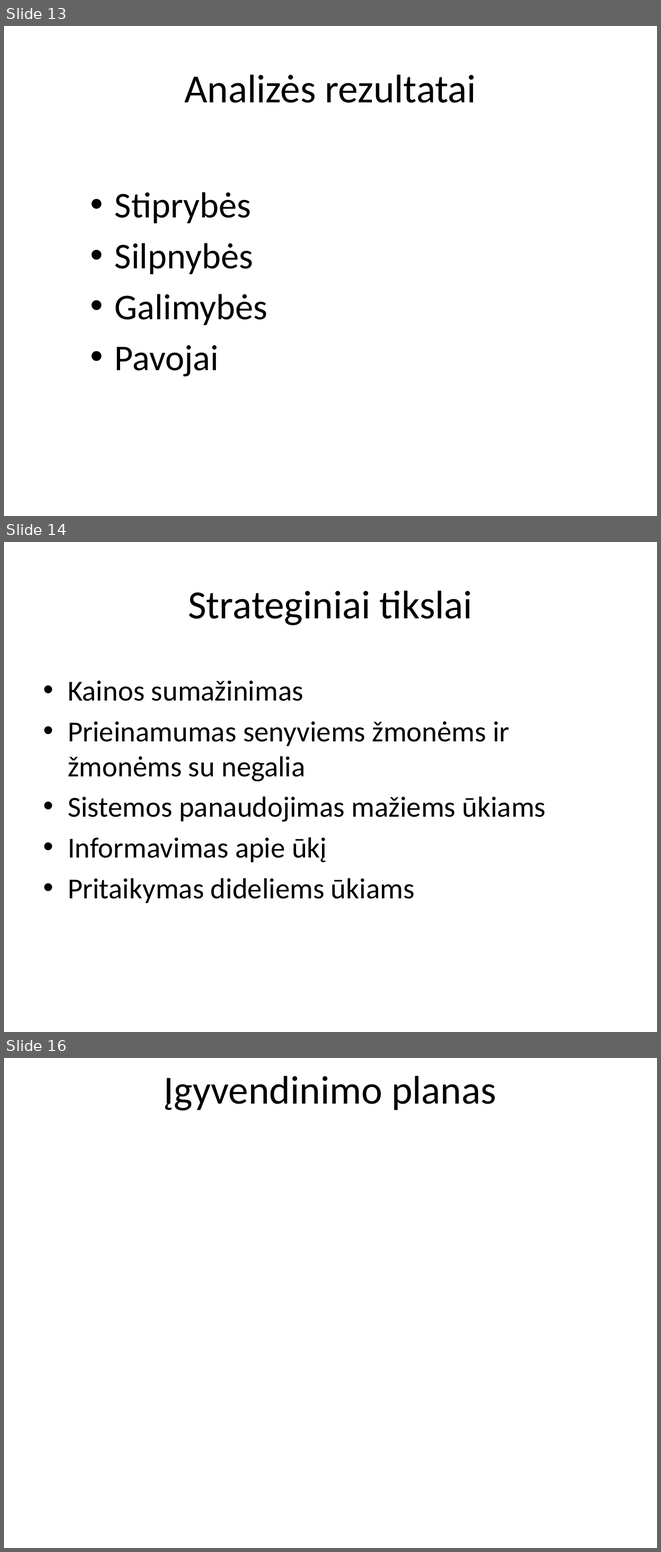
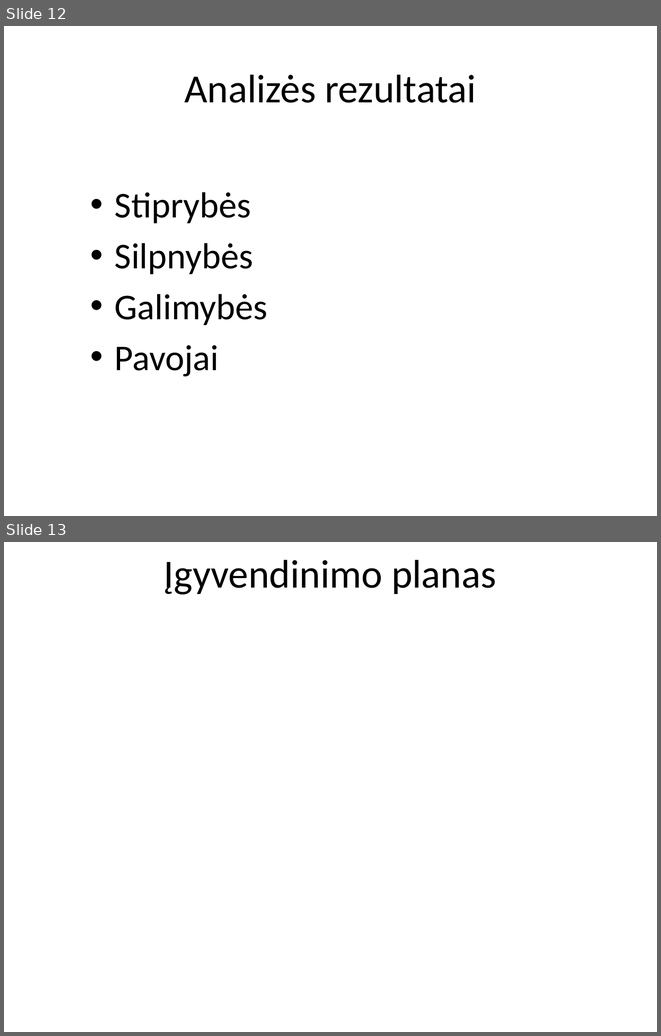
Before and after one commit to macro161/autoukis, a slide deck: Latex/Automatinė-ūkio-valdymo-sistema-III.pptx. Shown one above the other, each under a label of ours: slides 13, 14 and 16 before the commit, slides 12 and 13 after it; the slides between them are not shown. The pictures are 661x1552 and 661x1036 pixels, drawn with LibreOffice and Linux fonts; fonts in the diff are those of the drawing; background and template pictures are left out. Boxes give left, top, right and bottom in pixels: in the first picture for what was removed or moved away, otherwise in the second. Text is boxed around its words. In the diff, an @@ line names an element or a change of style, - is before the commit and + after.

Commit message:
ds

```diff
--- a/Latex/Automatinė-ūkio-valdymo-sistema-III.pptx
+++ b/Latex/Automatinė-ūkio-valdymo-sistema-III.pptx
@@ slide 14 removed at [4, 542, 657, 1032], background #FFFFFF @@
@@ title removed at [188, 590, 473, 625] @@
-Strateginiai tikslai
@@ text removed at [68, 680, 546, 903] @@
-• Kainos sumažinimas
-• Prieinamumas senyviems žmonėms ir žmonėms su negalia
-• Sistemos panaudojimas mažiems ūkiams
-• Informavimas apie ūkį
-• Pritaikymas dideliems ūkiams
@@ what was slide 13 is now slide 12 @@
@@ what was slide 16 is now slide 13 @@
```
Also in this commit, not shown: 1 slide changed, 2 other slides removed.
